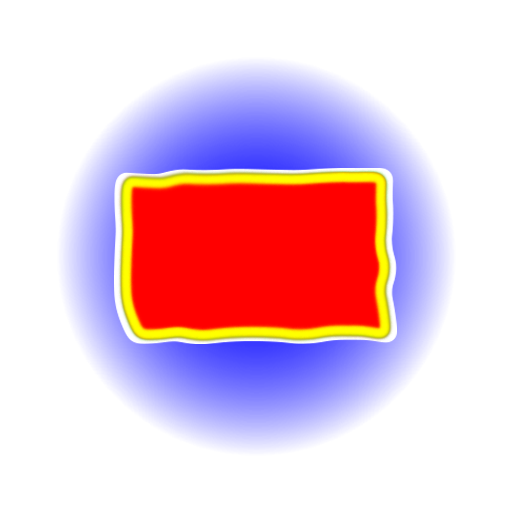
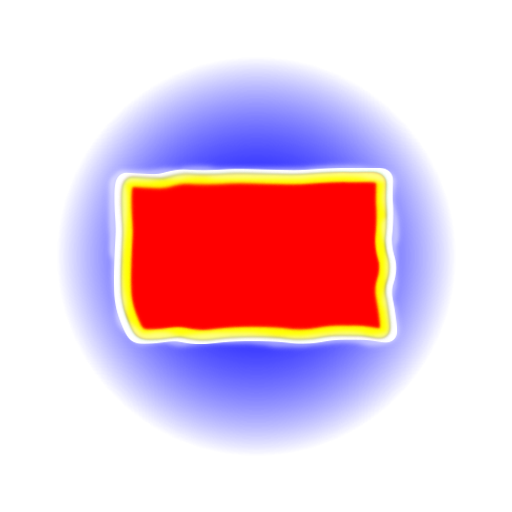
Layer changes from the first 512px x 512px image to the second:
renamed "Слой 11" to "Group 1", blend addition → normal, painted on it over [105, 161, 403, 352]
removed layer "Слой 10" (was addition) over [117, 169, 394, 344]
removed layer "Слой 9" over [105, 161, 403, 352]
